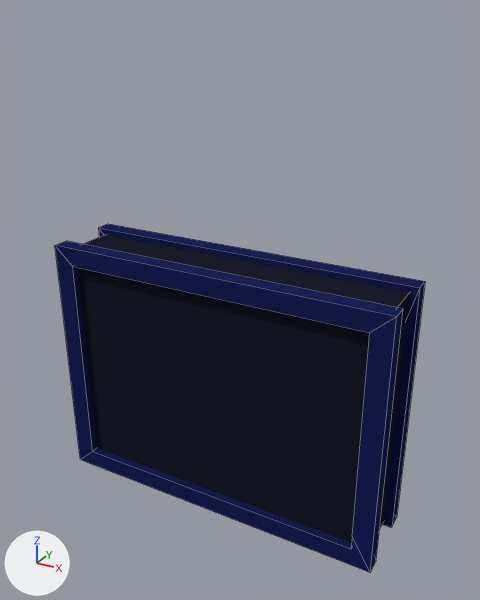
The Blender file Assets/Models/destination_board.blend, before and after one commit.
Camera for both pictures: a 50 mm camera at (1.76, -3.05, 2.1) aimed at (0.07, 0.02, 0.56). Lighting does not change. The marker at lower left points along +X, +Y and +Z. Mesh edges are drawn as thin lines.
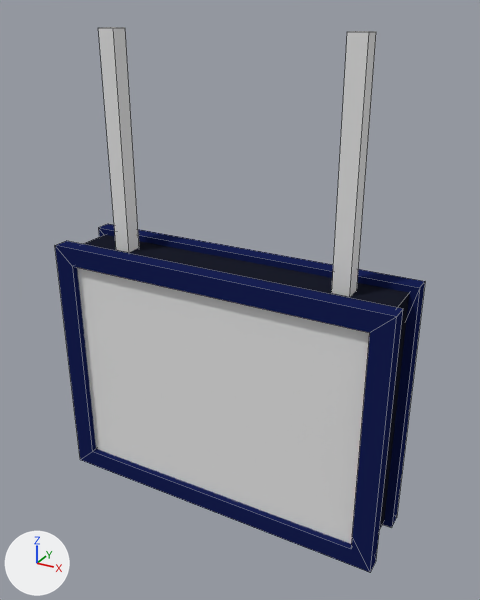
Commit message: changed destination_board

What differs and where, as boxes [x1, y1, x2, y2] in the pictures (480 x 600 px):
'Plane', added: after [77, 268, 370, 544]
'Cube.002', added: after [332, 31, 376, 297]
'Cube', added: after [99, 27, 139, 252]
'Cube.001', unchanged, covered by the edit: [55, 224, 425, 572] in both

Edits to the bpy script that builds the scene:
```text
Add mat_material_003:
    mat_material_003 = diffuse_material('Material.003')
    mat_material_003.base_color = (0.8, 0.8, 0.8)  # white #e7e7e7
Add me_cube_002:
    me_cube_002.from_pydata(...)  # a box spanning x -1.0..1.0, y -1.0..1.0, z -1.0..1.0
Add me_plane:
    me_plane.from_pydata([(-1.0, -1.0, 0.0), (1.0, -1.0, 0.0), (-1.0, 1.0, 0.0), (1.0, 1.0, 0.0)], [], [(0, 1, 3, 2)])
    me_plane.materials.append(mat_material_003)  # white #e7e7e7
Add ob_cube_002:
    ob_cube_002 = bpy.data.objects.new('Cube.002', me_cube_002)
    ob_cube_002.location = (0.7, 0.0, 1.0)
    ob_cube_002.scale = (0.05, 0.05, 1.0)
Add ob_cube:
    ob_cube = bpy.data.objects.new('Cube', me_cube_002.copy())
    ob_cube.location = (-0.7, 0.0, 1.0)
    ob_cube.scale = (0.05, 0.05, 1.0)
Add ob_plane:
    ob_plane = bpy.data.objects.new('Plane', me_plane)
    ob_plane.location = (0.0, -0.21, 0.0)
    ob_plane.rotation_euler = (-1.571, 0.0, 0.0)  # degrees (-90, 0, 0)
    ob_plane.scale = (1.0, 0.75, 1.0)
```
